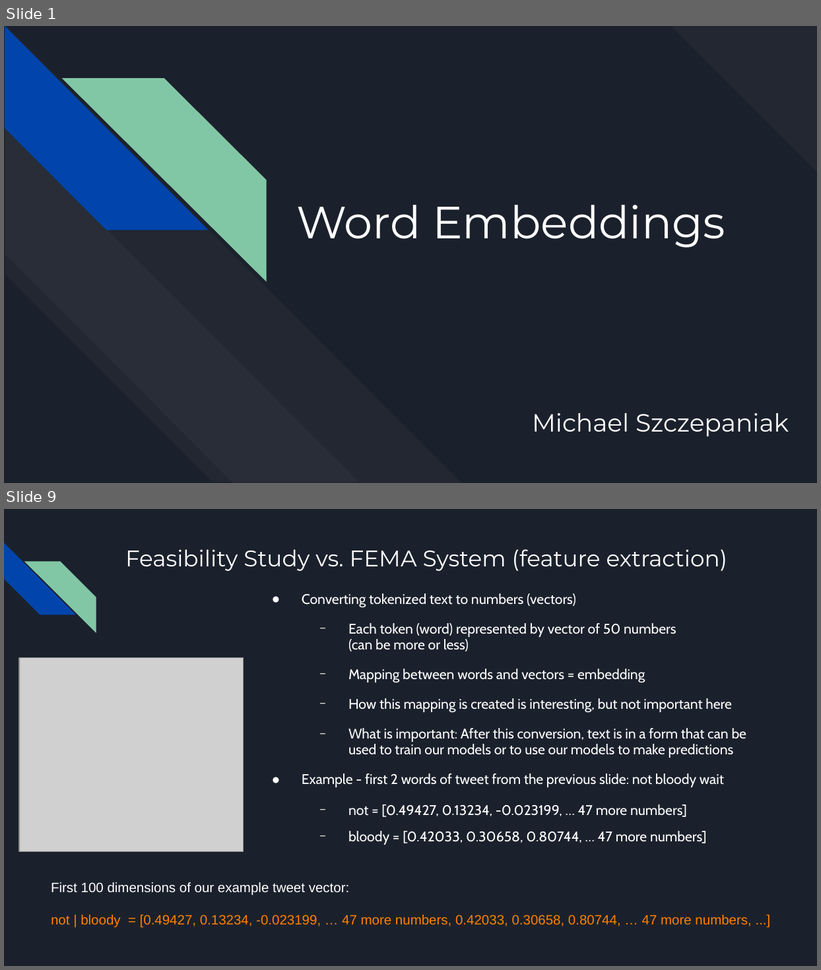
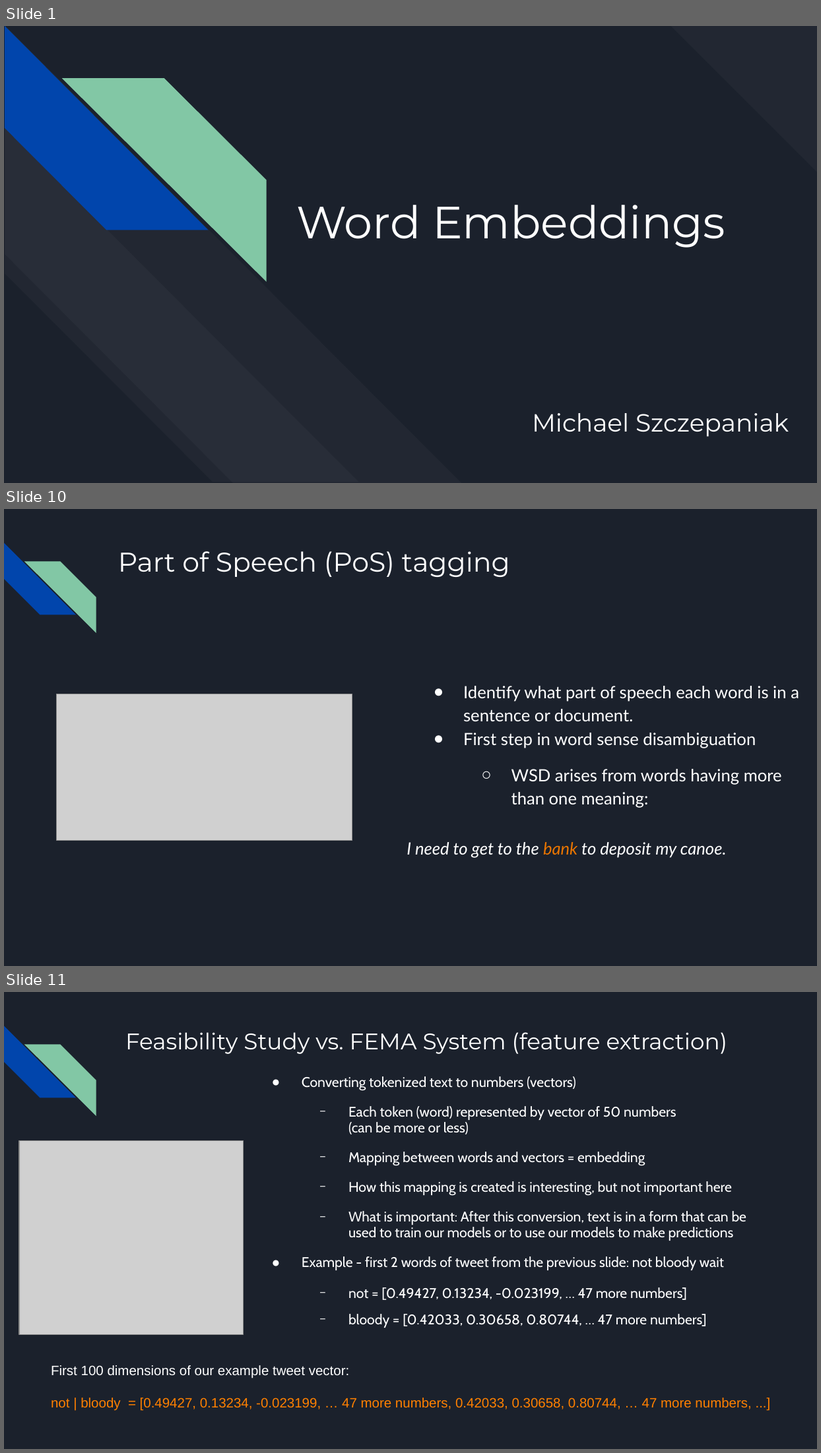
Before and after one commit to MichaelSzczepaniak/WordEmbeddings, a slide deck: word_embeddings_30min.odp. Shown one above the other, each under a label of ours: slides 1 and 9 before the commit, slides 1, 10 and 11 after it; the slides between them are not shown. The pictures are 821x970 and 821x1453 pixels, drawn with LibreOffice and Linux fonts; fonts in the diff are those of the drawing; grey boxes stand for pictures. Boxes give left, top, right and bottom in pixels: in the first picture for what was removed or moved away, otherwise in the second. Text is boxed around its words. In the diff, an @@ line names an element or a change of style, - is before the commit and + after.

```diff
--- a/word_embeddings_30min.odp
+++ b/word_embeddings_30min.odp
@@ slide 10 added at [4,509,817,966], background #1B212C; not listed: 2 template elements that a slide beside it also shows @@
@@ title added at [118,551,510,577], 24 pt, text #FFFFFF @@
+Part of Speech (PoS) tagging
@@ text added at [463,686,799,808], 15 pt, text #FFFFFF @@
+● Identify what part of speech each word is in a sentence or document.
+● First step in word sense disambiguation
+  ○ WSD arises from words having more than one meaning:
@@ picture added at [57,694,353,841] @@
@@ text added at [407,842,727,858], 15 pt, text #FFFFFF, italic @@
+I need to get to the bank to deposit my canoe.
@@ what was slide 9 is now slide 11 @@
```
Also in this commit, not shown: 5 slides changed, 4 other slides added, 6 slides removed.
